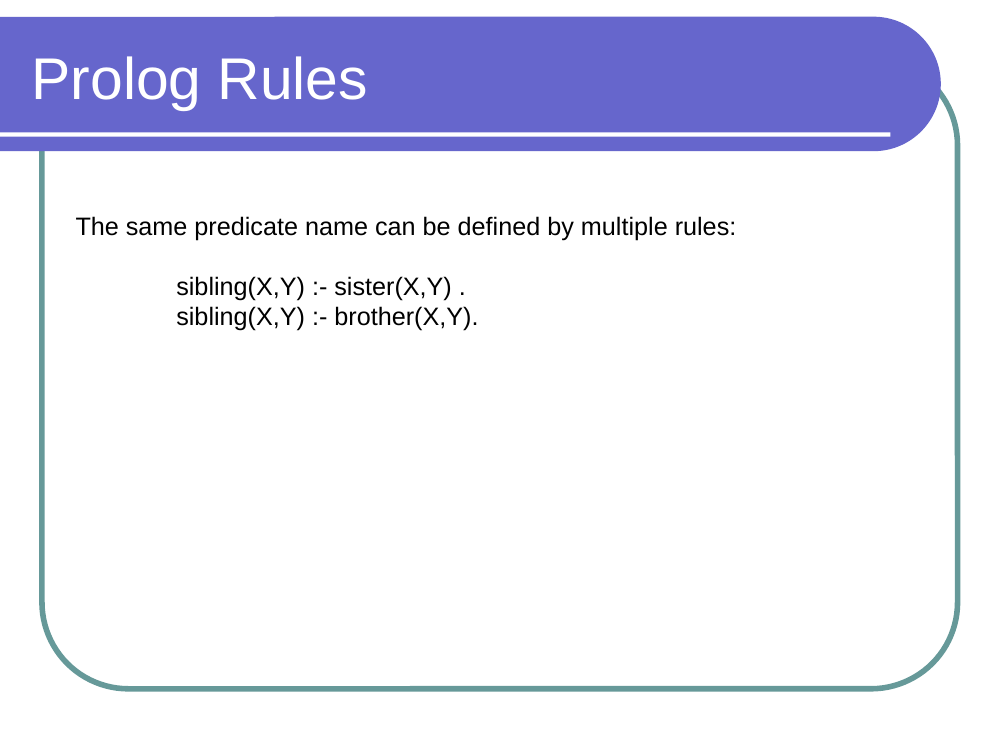
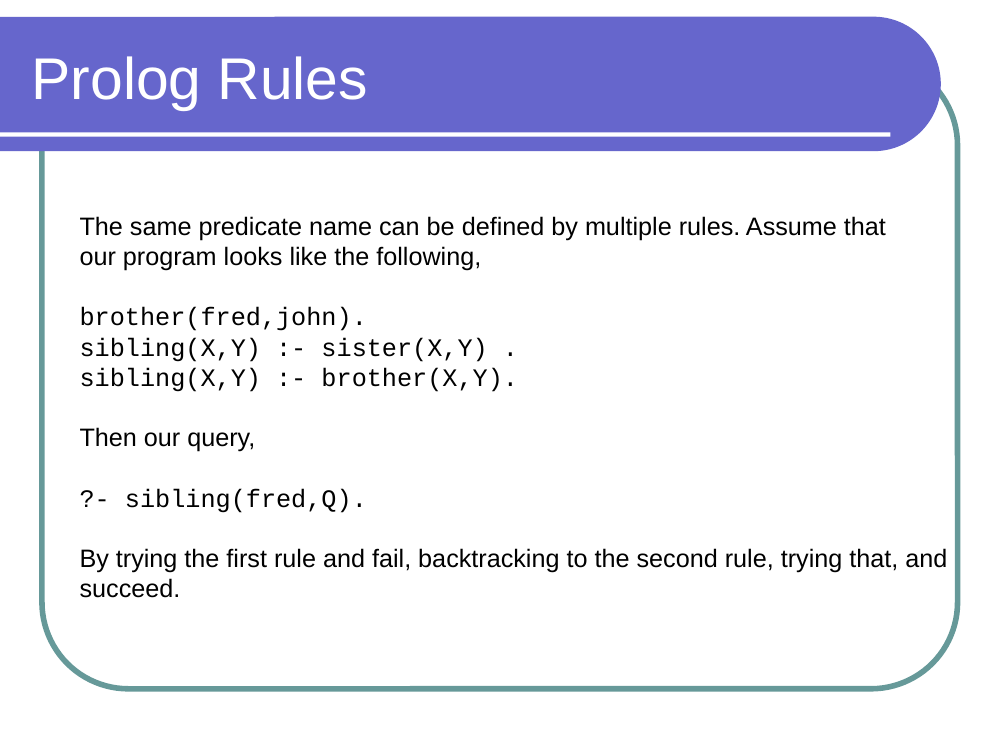
Before and after one commit to lutzhamel/CSC301, a slide deck: slide 3 of notes/csc301-ln021.ppt. Drawn at 1008x756 pixels with LibreOffice and Linux fonts; fonts in the diff are those of the drawing. Boxes give left, top, right and bottom in pixels: in the first picture for what was removed or moved away, otherwise in the second. Text is boxed around its words. In the diff, an @@ line names an element or a change of style, - is before the commit and + after.

```diff
--- a/notes/csc301-ln021.ppt
+++ b/notes/csc301-ln021.ppt
@@ text at box(80, 216, 886, 331): text changed @@
-The same predicate name can be defined by multiple rules:
+The same predicate name can be defined by multiple rules. Assume that
+our program looks like the following,
+brother(fred,john).
@@ text at box(80, 337, 518, 392): font Arial to Courier New in "sibling(X,Y) :- sister(X,Y) .", "sibling(X,Y) :- brother(X,Y)." @@
@@ text at box(80, 427, 947, 598): paragraphs added @@
+Then our query,
+?- sibling(fred,Q).
+By trying the first rule and fail, backtracking to the second rule, trying that, and
+succeed.
```
Also in this commit, not shown: 4 other slides changed, 3 other files.
